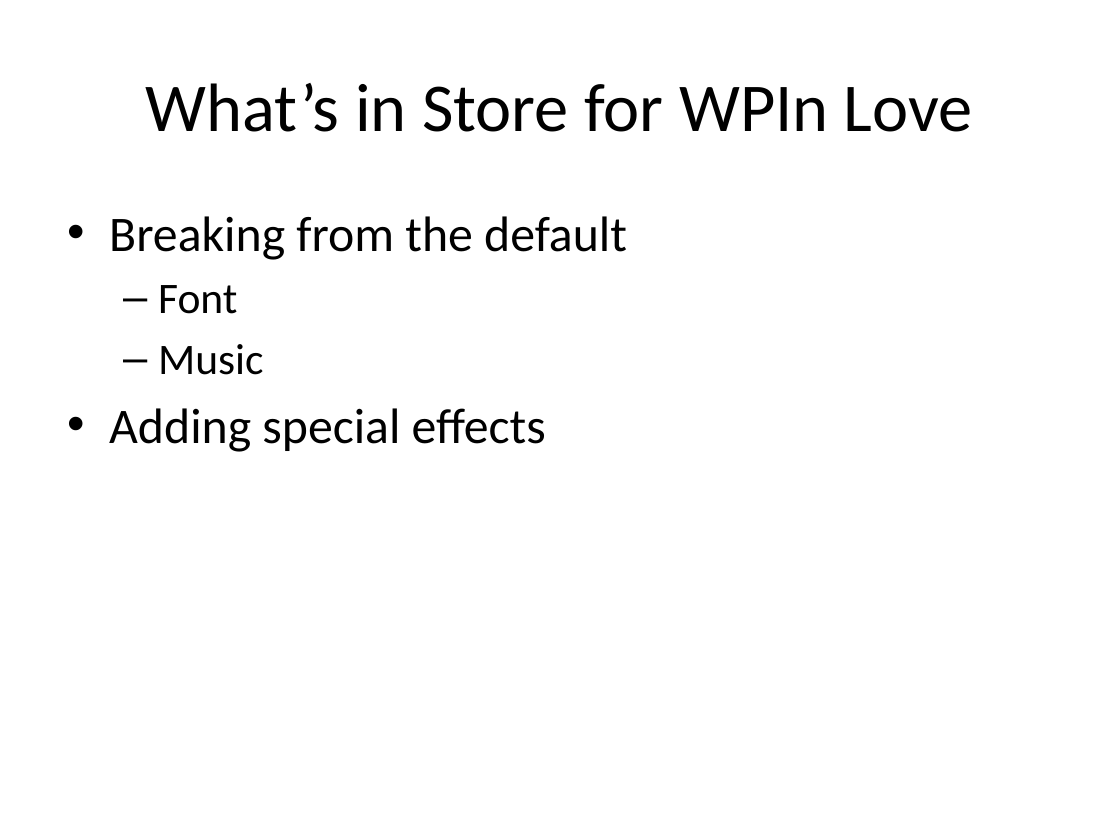
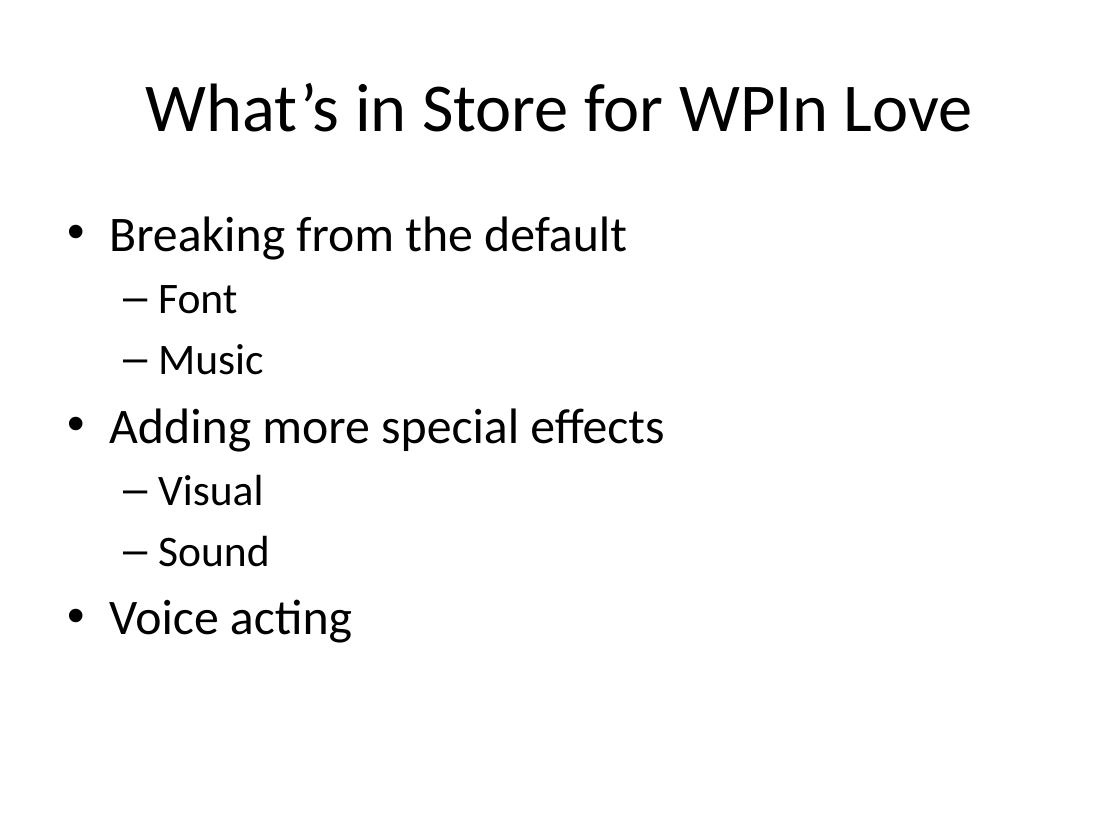
Before and after one commit to Jeemie/Ayee, a slide deck: slide 9 of WPIn Love, Status Update.pptx (slide 3 before the commit). Drawn at 1120x840 pixels with LibreOffice and Linux fonts; fonts in the diff are those of the drawing; background and template pictures are left out. Boxes give left, top, right and bottom in pixels: in the first picture for what was removed or moved away, otherwise in the second. Text is boxed around its words. In the diff, an @@ line names an element or a change of style, - is before the commit and + after.

```diff
--- a/WPIn Love, Status Update.pptx
+++ b/WPIn Love, Status Update.pptx
@@ text at (109, 408, 664, 643): text changed @@
-• Adding special effects
+• Adding more special effects
+  – Visual
+  – Sound
+• Voice acting
```
Also in this commit, not shown: 1 other slide changed, 6 slides added.
